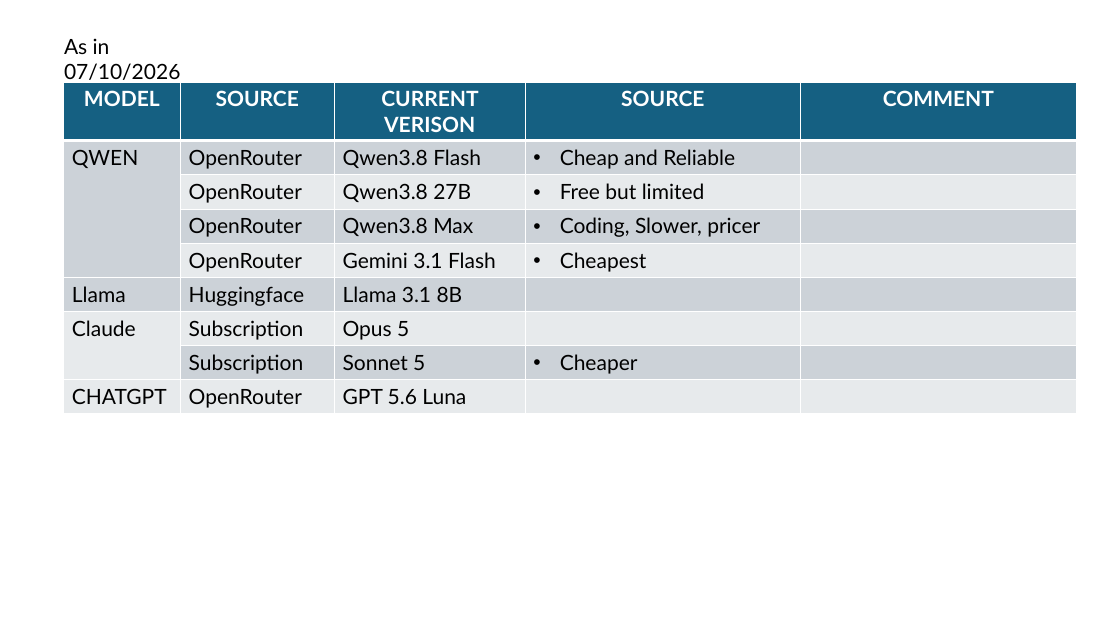
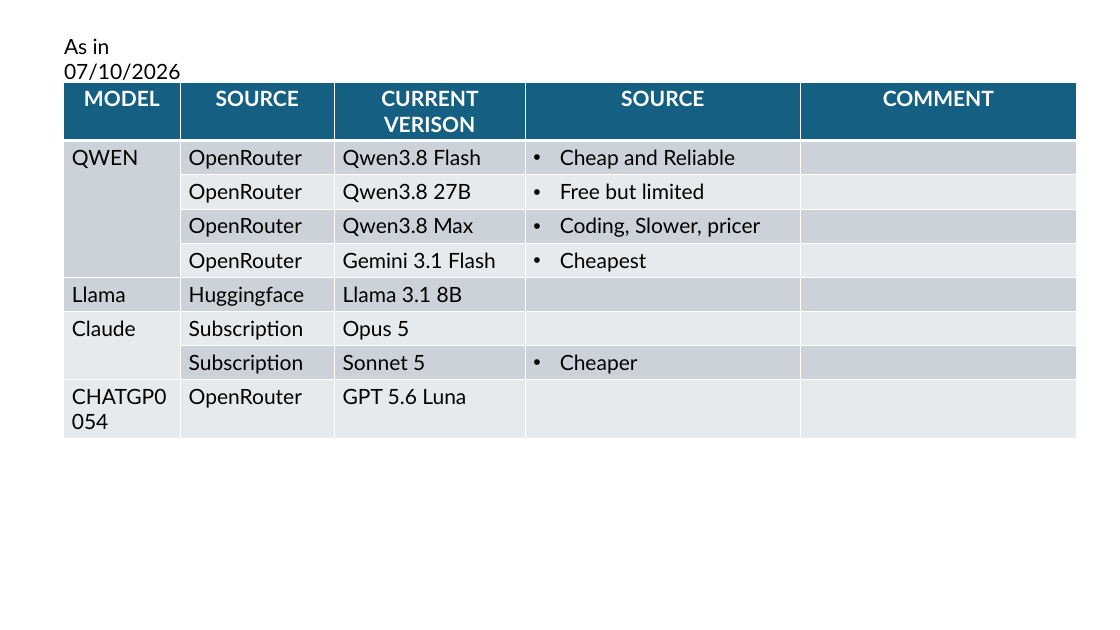
Before and after one commit to Syaziyah30/XenAnalyticTransl, a slide deck: slide 6 of Reference/briefing project.pptx. Drawn at 1120x630 pixels with LibreOffice and Linux fonts; fonts in the diff are those of the drawing. Boxes give left, top, right and bottom in pixels: in the first picture for what was removed or moved away, otherwise in the second. Text is boxed around its words. In the diff, an @@ line names an element or a change of style, - is before the commit and + after.

```diff
--- a/Reference/briefing project.pptx
+++ b/Reference/briefing project.pptx
@@ table at (64,82,1076,439) @@
-row 9, column 1: CHATGPT
+row 9, column 1: CHATGP0054
```
